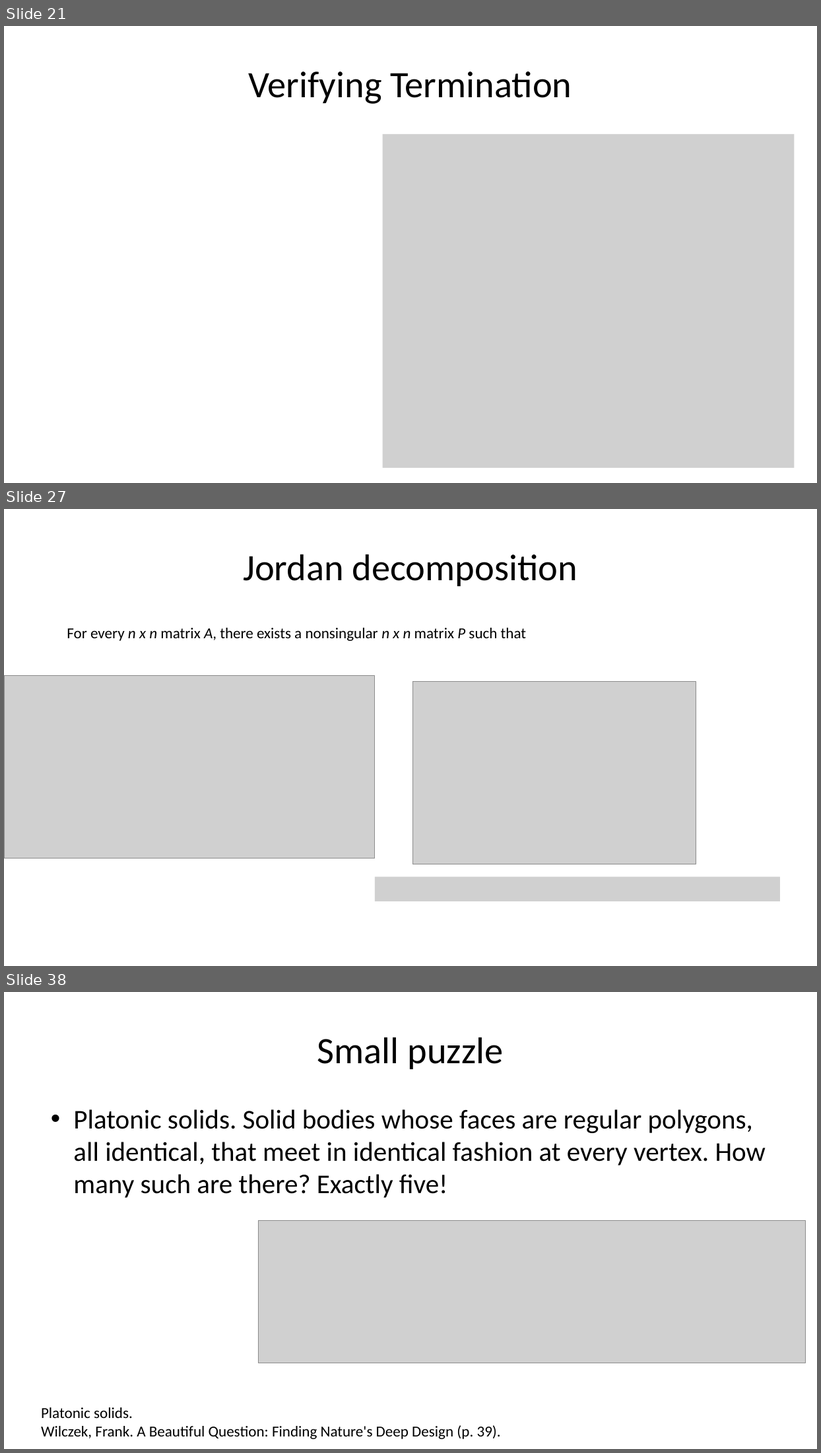
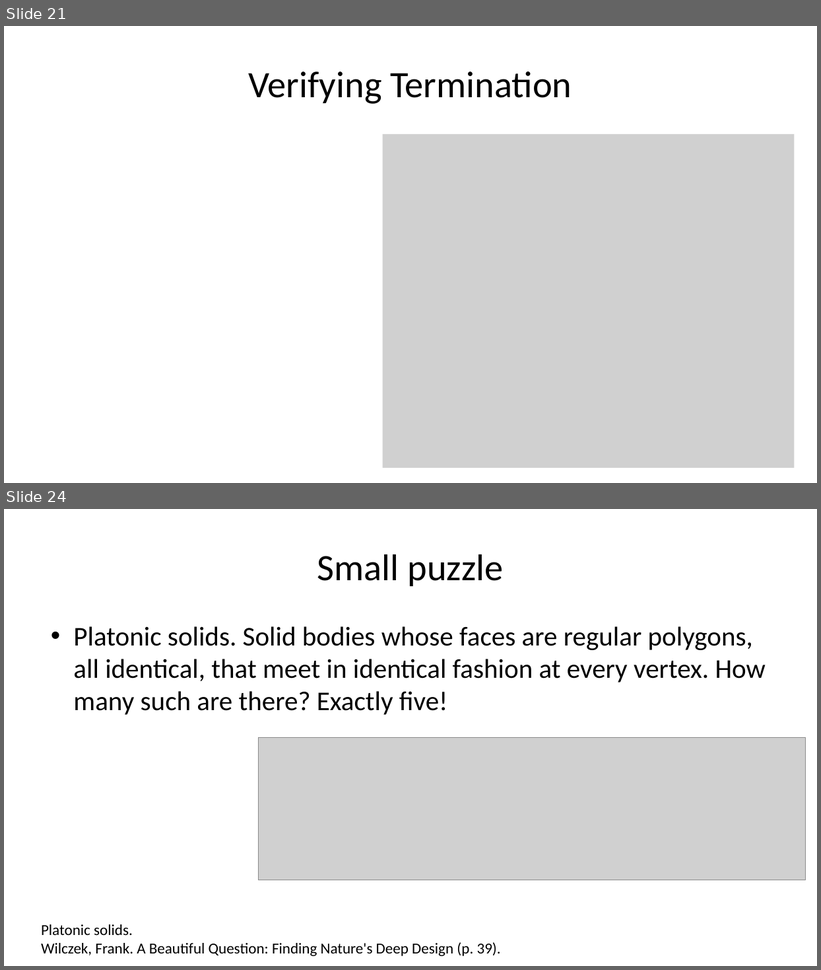
Before and after one commit to sayanmitracode/cpsbooksite, a slide deck: Slides/2025/L11_Stability.pptx. Shown one above the other, each under a label of ours: slides 21, 27 and 38 before the commit, slides 21 and 24 after it; the slides between them are not shown. The pictures are 821x1453 and 821x970 pixels, drawn with LibreOffice and Linux fonts; fonts in the diff are those of the drawing; grey boxes stand for pictures. Boxes give left, top, right and bottom in pixels: in the first picture for what was removed or moved away, otherwise in the second. Text is boxed around its words. In the diff, an @@ line names an element or a change of style, - is before the commit and + after.

```diff
--- a/Slides/2025/L11_Stability.pptx
+++ b/Slides/2025/L11_Stability.pptx
@@ slide 27 removed at box(4, 509, 817, 966), background #FFFFFF @@
@@ title removed at box(243, 554, 578, 586) @@
-Jordan decomposition
@@ text removed at box(67, 628, 526, 641) @@
-For every n x n matrix A, there exists a nonsingular n x n matrix P such that
@@ picture removed at box(4, 676, 375, 859) @@
@@ picture removed at box(413, 682, 696, 865) @@
@@ picture removed at box(375, 877, 780, 902) @@
@@ what was slide 38 is now slide 24 @@
```
Also in this commit, not shown: 2 slides changed, 13 other slides removed, 3 other files.
